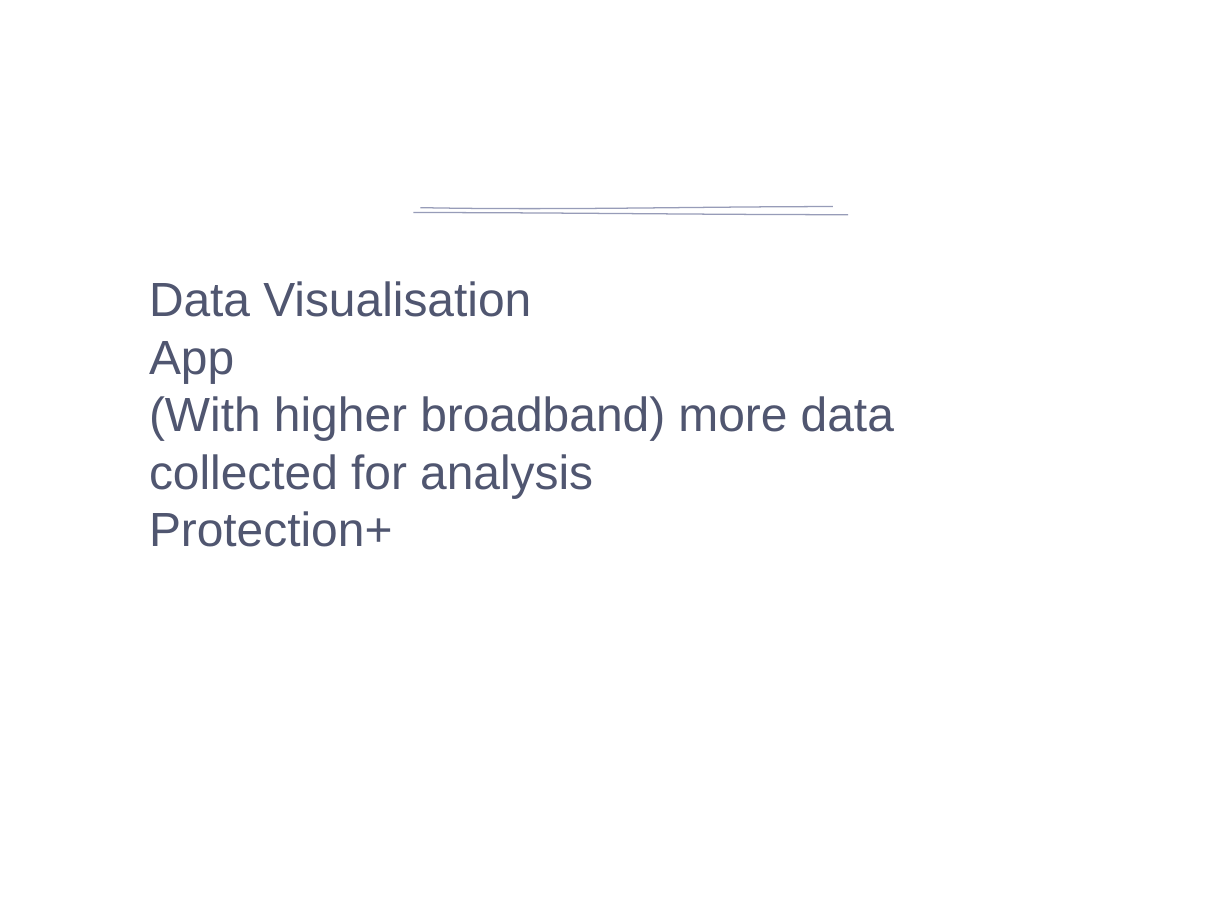
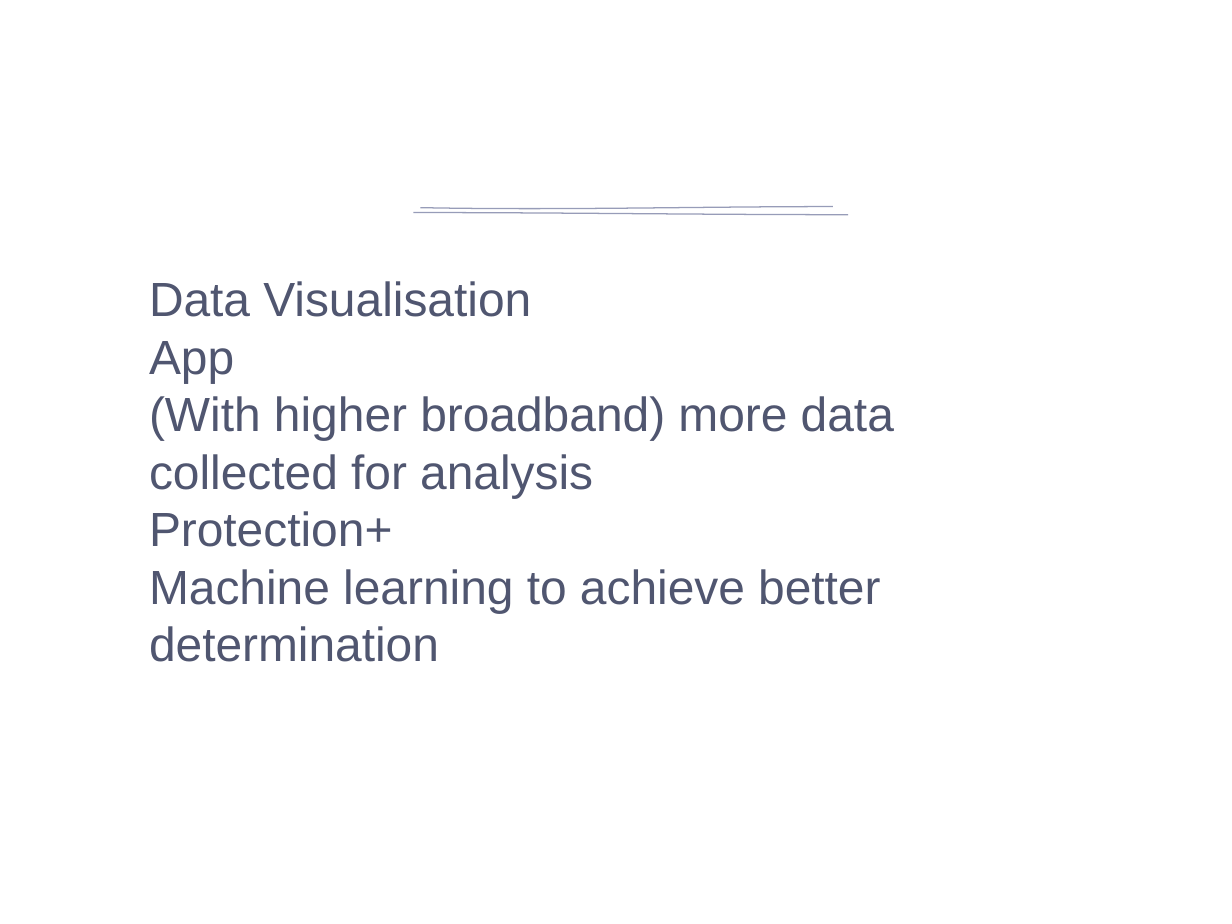
Before and after one commit to yl573/arm_hackathon, a slide deck: slide 7 of Arm hachathon project [自动保存].pptx（副本）.pptx. Drawn at 1232x924 pixels with LibreOffice and Linux fonts; fonts in the diff are those of the drawing; background and template pictures are left out. Boxes give left, top, right and bottom in pixels: in the first picture for what was removed or moved away, otherwise in the second. Text is boxed around its words. In the diff, an @@ line names an element or a change of style, - is before the commit and + after.

Commit message:
further development

```diff
--- a/Arm hachathon project [自动保存].pptx（副本）.pptx
+++ b/Arm hachathon project [自动保存].pptx（副本）.pptx
@@ text at (149, 569, 880, 662): paragraph added @@
+Machine learning to achieve better determination
```
